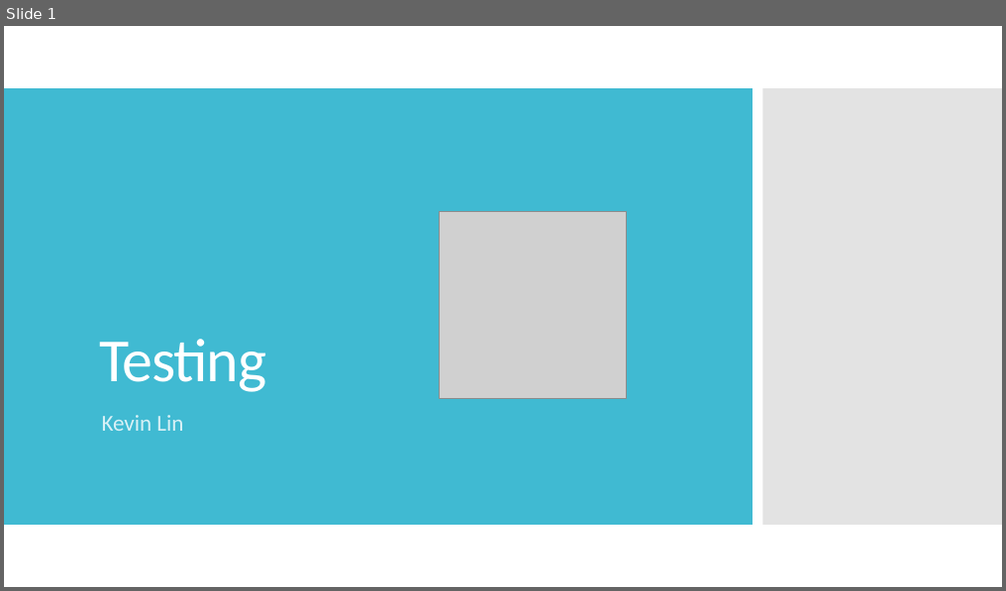
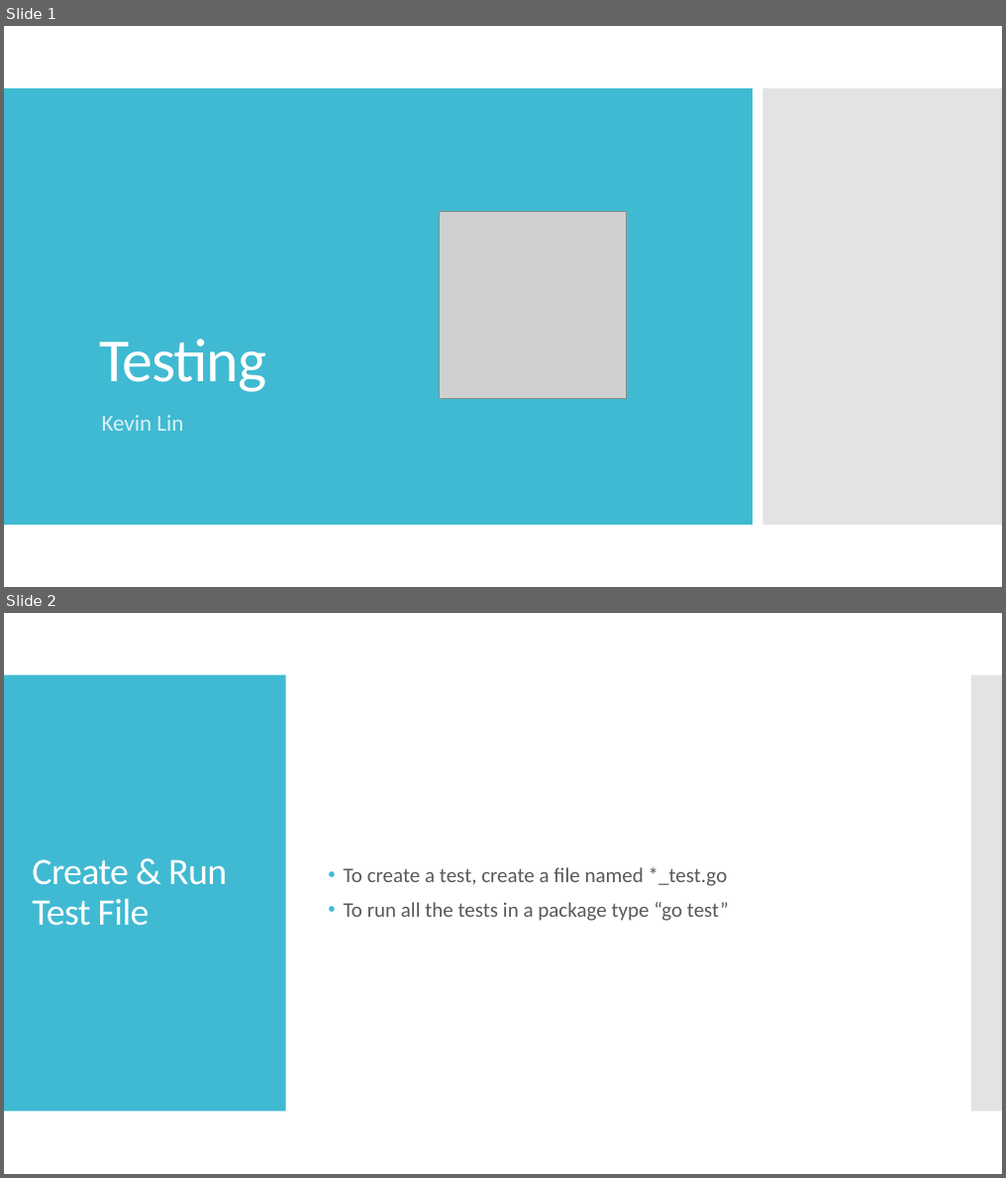
Before and after one commit to kevinlin47/Learn_Go, a slide deck: testing/testing_go.pptx. Shown one above the other, each under a label of ours: slide 1 before the commit, slides 1 and 2 after it. The pictures are 1006x591 and 1006x1178 pixels, drawn with LibreOffice and Linux fonts; fonts in the diff are those of the drawing; grey boxes stand for pictures. Boxes give left, top, right and bottom in pixels: in the first picture for what was removed or moved away, otherwise in the second. Text is boxed around its words. In the diff, an @@ line names an element or a change of style, - is before the commit and + after.

Commit message:
Create create and run test file slide

```diff
--- a/testing/testing_go.pptx
+++ b/testing/testing_go.pptx
@@ slide 2 added at [4,613,1002,1174], background #FFFFFF @@
@@ rectangle added at [4,675,286,1112], fill #40BAD2 @@
@@ rectangle added at [971,675,1002,1112], fill #C8C8C8 at 50% opacity @@
@@ title added at [32,860,227,926], 36 pt, text #FFFFFF @@
+Create & Run Test File
@@ text added at [344,867,729,921], 20 pt, text #595959 @@
+• To create a test, create a file named *_test.go
+• To run all the tests in a package type “go test”
```
Also in this commit, not shown: 1 other slide added.
